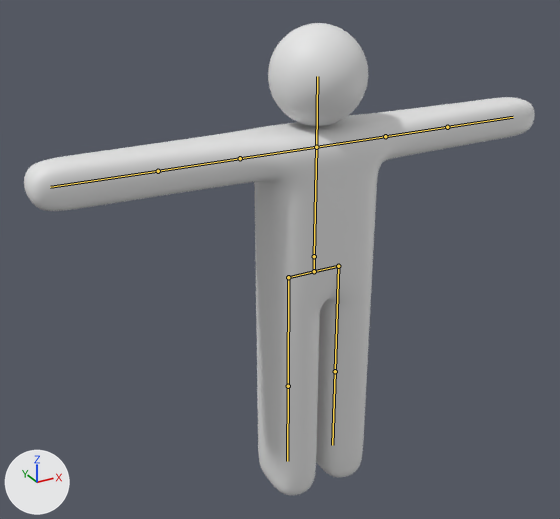
One commit to the Blender file Human.blend: the scene before it, then after it.
Rendered twice from a 50 mm lens placed at (-1.232, -2.005, 1.909), pointed at (-0.078, 0.093, 0.86). Lighting does not change. The marker at lower left points along +X, +Y and +Z. The first picture is the older version. The bones that bend it are drawn over the model as lines.

Objects in the first picture: '身体'.
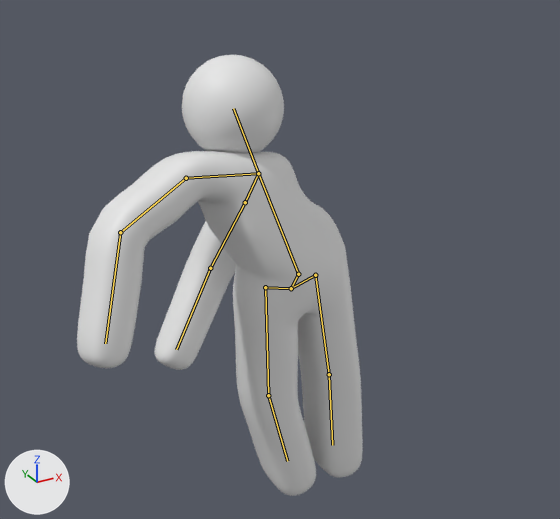
The newer file adds an action. The first version stands in its rest pose; the second is drawn at frame 0 of the action '右手闪避'.

What changed in the scene script:
```text
Change bone_髋:
    where bone_髋 = bpy.data.objects['骨架'].pose.bones['髋']
    bone_髋.location: (0.0, 0.0, 0.0) -> (-0.106, -0.041, 0.013)
    bone_髋.rotation_quaternion: (1.0, 0.0, 0.0, 0.0) -> (0.97, 0.042, -0.006, -0.238)  # degrees (0, 0, 0) -> degrees (5, 0, -27)
Change bone_胸:
    where bone_胸 = bpy.data.objects['骨架'].pose.bones['胸']  # child of '髋'
    bone_胸.rotation_quaternion: (1.0, 0.0, 0.0, 0.0) -> (0.906, -0.151, 0.123, 0.376)  # degrees (0, 0, 0) -> degrees (-11, 20, 43)
Change bone_左肩:
    where bone_左肩 = bpy.data.objects['骨架'].pose.bones['左肩']  # child of '胸'
    bone_左肩.rotation_quaternion: (1.0, 0.0, 0.0, 0.0) -> (0.975, 0.221, -0.001, -0.021)  # degrees (0, 0, 0) -> degrees (25, 0, -2)
Change bone_左臂:
    where bone_左臂 = bpy.data.objects['骨架'].pose.bones['左臂']  # child of '左肩'
    bone_左臂.rotation_quaternion: (1.0, 0.0, 0.0, 0.0) -> (0.962, -0.272, -0.001, 0.021)  # degrees (0, 0, 0) -> degrees (-32, 1, 2)
Change bone_左手:
    where bone_左手 = bpy.data.objects['骨架'].pose.bones['左手']  # child of '左臂'
    bone_左手.rotation_quaternion: (1.0, 0.0, 0.0, 0.0) -> (0.925, -0.378, 0.0, 0.031)  # degrees (0, 0, 0) -> degrees (-44, 1, 3)
Change bone_右肩:
    where bone_右肩 = bpy.data.objects['骨架'].pose.bones['右肩']  # child of '胸'
    bone_右肩.rotation_quaternion: (1.0, 0.0, 0.0, 0.0) -> (0.78, -0.517, -0.006, -0.352)  # degrees (0, 0, 0) -> degrees (-60, -22, -36)
Change bone_右臂:
    where bone_右臂 = bpy.data.objects['骨架'].pose.bones['右臂']  # child of '右肩'
    bone_右臂.rotation_quaternion: (1.0, 0.0, 0.0, 0.0) -> (0.864, -0.289, -0.014, -0.413)  # degrees (0, 0, 0) -> degrees (-30, -15, -47)
Change bone_右手:
    where bone_右手 = bpy.data.objects['骨架'].pose.bones['右手']  # child of '右臂'
    bone_右手.rotation_quaternion: (1.0, 0.0, 0.0, 0.0) -> (0.982, -0.066, 0.0, -0.176)  # degrees (0, 0, 0) -> degrees (-7, -1, -20)
Change bone_右髋:
    where bone_右髋 = bpy.data.objects['骨架'].pose.bones['右髋']
    bone_右髋.location: (0.0, 0.0, 0.0) -> (0.013, -0.106, -0.041)
    bone_右髋.rotation_quaternion: (1.0, 0.0, 0.0, 0.0) -> (0.988, 0.153, 0.003, -0.001)  # degrees (0, 0, 0) -> degrees (18, 0, 0)
Change bone_右腿:
    where bone_右腿 = bpy.data.objects['骨架'].pose.bones['右腿']  # child of '右髋'
    bone_右腿.rotation_quaternion: (1.0, 0.0, 0.0, 0.0) -> (0.998, -0.07, 0.0, 0.003)  # degrees (0, 0, 0) -> degrees (-8, 0, 0)
Change bone_右脚:
    where bone_右脚 = bpy.data.objects['骨架'].pose.bones['右脚']  # child of '右腿'
    bone_右脚.rotation_quaternion: (1.0, 0.0, 0.0, 0.0) -> (0.999, -0.038, 0.0, 0.003)  # degrees (0, 0, 0) -> degrees (-4, 0, 0)
Change bone_左髋:
    where bone_左髋 = bpy.data.objects['骨架'].pose.bones['左髋']
    bone_左髋.location: (0.0, 0.0, 0.0) -> (-0.013, 0.106, -0.041)
    bone_左髋.rotation_quaternion: (1.0, 0.0, 0.0, 0.0) -> (0.991, 0.136, -0.003, 0.001)  # degrees (0, 0, 0) -> degrees (16, 0, 0)
Change bone_左腿:
    where bone_左腿 = bpy.data.objects['骨架'].pose.bones['左腿']  # child of '左髋'
    bone_左腿.rotation_quaternion: (1.0, 0.0, 0.0, 0.0) -> (0.989, -0.148, 0.001, -0.003)  # degrees (0, 0, 0) -> degrees (-17, 0, 0)
Change bone_左脚:
    where bone_左脚 = bpy.data.objects['骨架'].pose.bones['左脚']  # child of '左腿'
    bone_左脚.rotation_quaternion: (1.0, 0.0, 0.0, 0.0) -> (0.993, -0.115, 0.0, -0.003)  # degrees (0, 0, 0) -> degrees (-13, 0, 0)
```

What differs and where, as boxes (x1, y1, x2, y2) in the pictures (560 x 519 px):
'身体', posed (44% narrower, 7% shorter)
    before: (24, 23, 535, 495)
    after: (77, 55, 363, 496)
bone '髋', root to tip
    before: (314, 271) to (314, 256)
    after: (291, 288) to (298, 274)
bone '胸', root to tip
    before: (314, 256) to (316, 147)
    after: (298, 274) to (258, 173)
bone '左肩', root to tip
    before: (316, 147) to (240, 158)
    after: (258, 173) to (186, 178)
bone '左臂', root to tip
    before: (240, 158) to (158, 171)
    after: (186, 178) to (120, 232)
bone '左手', root to tip
    before: (158, 171) to (50, 187)
    after: (120, 232) to (105, 343)
bone '右肩', root to tip
    before: (316, 147) to (385, 136)
    after: (258, 173) to (245, 202)
bone '右臂', root to tip
    before: (385, 136) to (447, 127)
    after: (245, 202) to (210, 268)
bone '右手', root to tip
    before: (447, 127) to (513, 117)
    after: (210, 268) to (176, 349)
bone '右髋', root to tip
    before: (314, 271) to (338, 266)
    after: (291, 288) to (315, 275)
bone '右腿', root to tip
    before: (338, 266) to (335, 371)
    after: (315, 275) to (329, 374)
bone '右脚', root to tip
    before: (335, 371) to (332, 445)
    after: (329, 374) to (332, 445)
bone '左髋', root to tip
    before: (314, 271) to (288, 277)
    after: (291, 288) to (265, 287)
bone '左腿', root to tip
    before: (288, 277) to (288, 386)
    after: (265, 287) to (268, 395)
bone '左脚', root to tip
    before: (288, 386) to (287, 461)
    after: (268, 395) to (287, 461)
